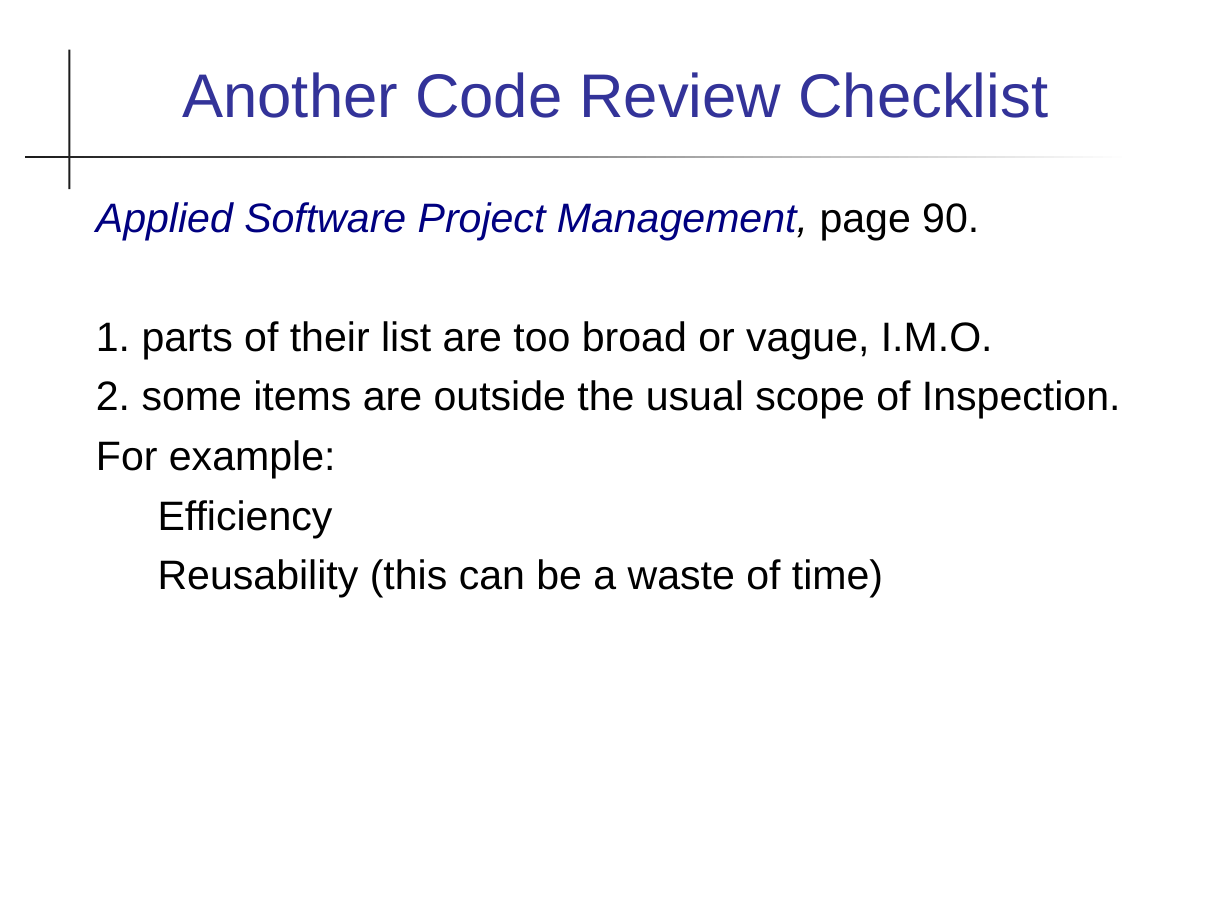
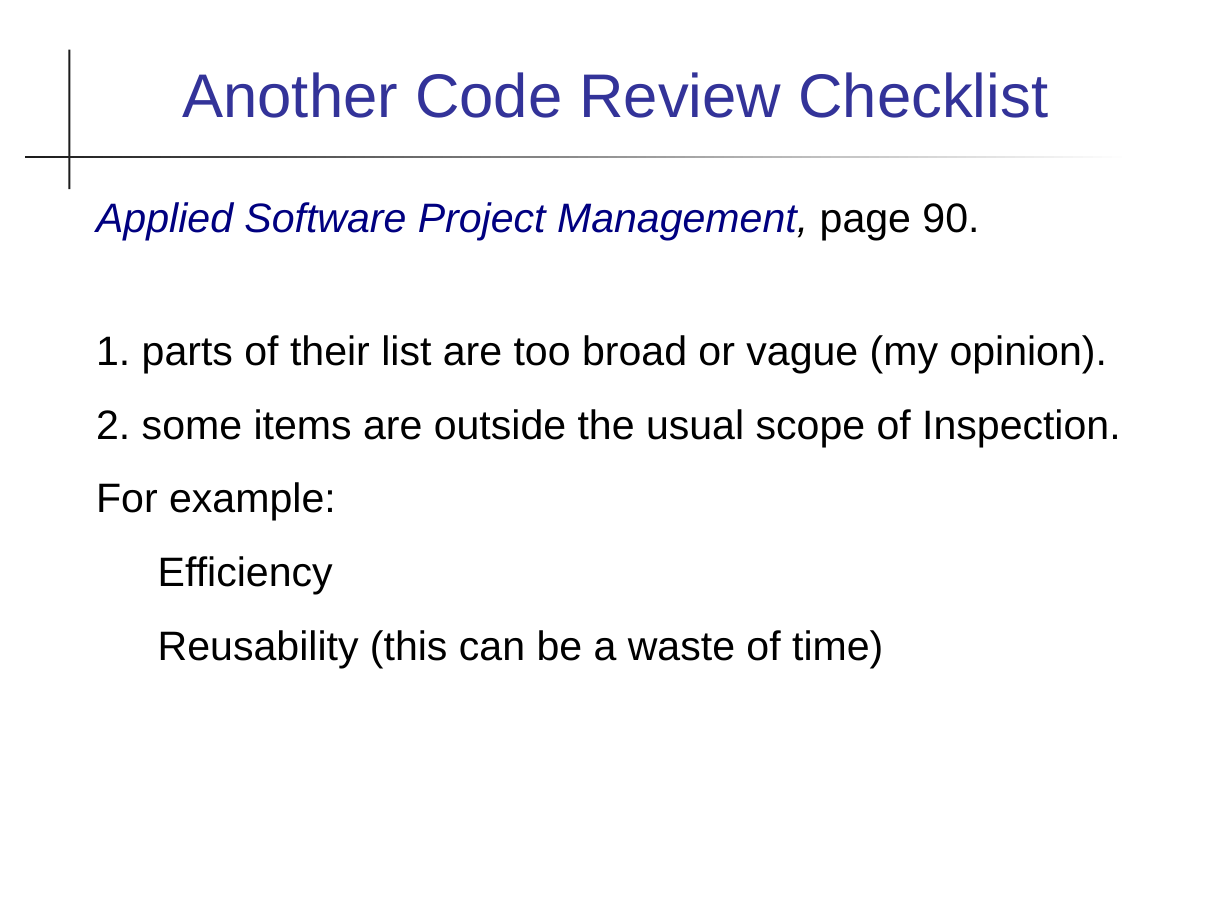
Before and after one commit to cpske/ISP, a slide deck: slide 34 of code-review/Reviews.ppt. Drawn at 1232x924 pixels with LibreOffice and Linux fonts; fonts in the diff are those of the drawing. Boxes give left, top, right and bottom in pixels: in the first picture for what was removed or moved away, otherwise in the second. Text is boxed around its words. In the diff, an @@ line names an element or a change of style, - is before the commit and + after.

Commit message:
update material on code review

```diff
--- a/code-review/Reviews.ppt
+++ b/code-review/Reviews.ppt
@@ text at <box>96,202,1121,668</box>: more space between paragraphs @@
@@ text at <box>96,335,1107,373</box>: text changed @@
-1. parts of their list are too broad or vague, I.M.O.
+1. parts of their list are too broad or vague (my opinion).
```
Also in this commit, not shown: 10 other slides changed, 9 other files.
